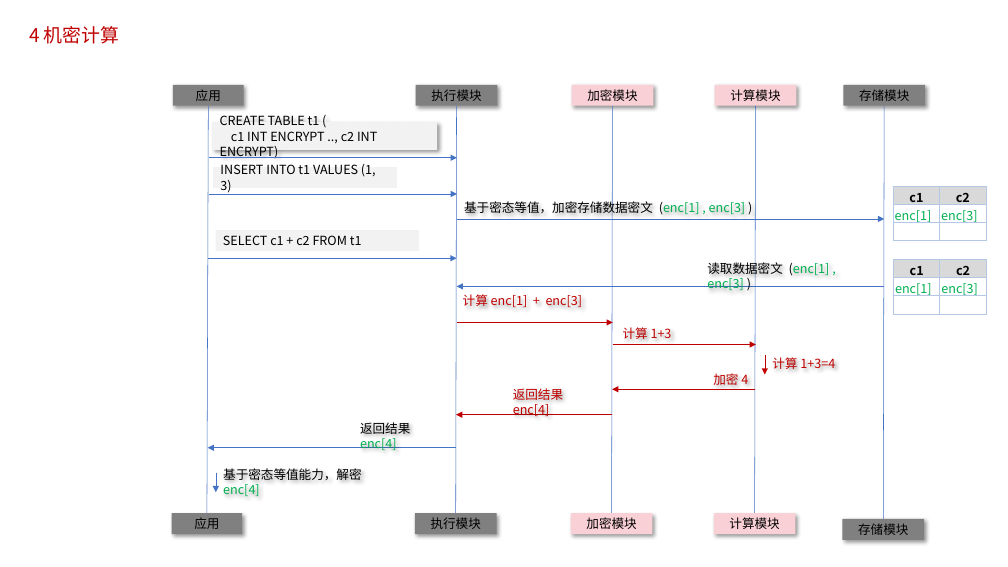
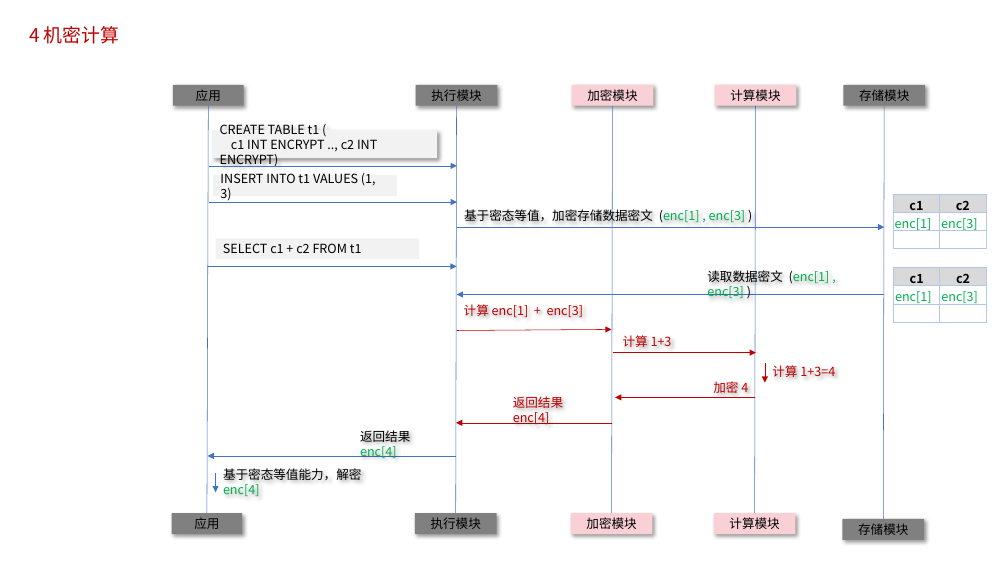
Before and after one commit to poorkk/lorand, a slide deck: slide 7 of source/doc/数据库安全.pptx. Drawn at 1008x567 pixels with LibreOffice and Linux fonts; fonts in the diff are those of the drawing. Boxes give left, top, right and bottom in pixels: in the first picture for what was removed or moved away, otherwise in the second. Text is boxed around its words. In the diff, an @@ line names an element or a change of style, - is before the commit and + after.

```diff
--- a/source/doc/数据库安全.pptx
+++ b/source/doc/数据库安全.pptx
@@ 2 arrows, 1 table: place and size @@
-2 arrows, 1 table at <box>209,187,986,323</box>
+2 arrows, 1 table at <box>209,194,986,330</box>
@@ 8 texts, 8 arrows, 3 rectangles, 1 table: place and size @@
-8 texts, 8 arrows, 3 rectangles, 1 table at <box>208,122,986,450</box>
+8 texts, 8 arrows, 3 rectangles, 1 table at <box>208,130,986,458</box>
@@ arrow moved from (755, 389) - (613, 389) to (755, 398) - (616, 398) @@
```
Also in this commit, not shown: 3 other slides changed.
